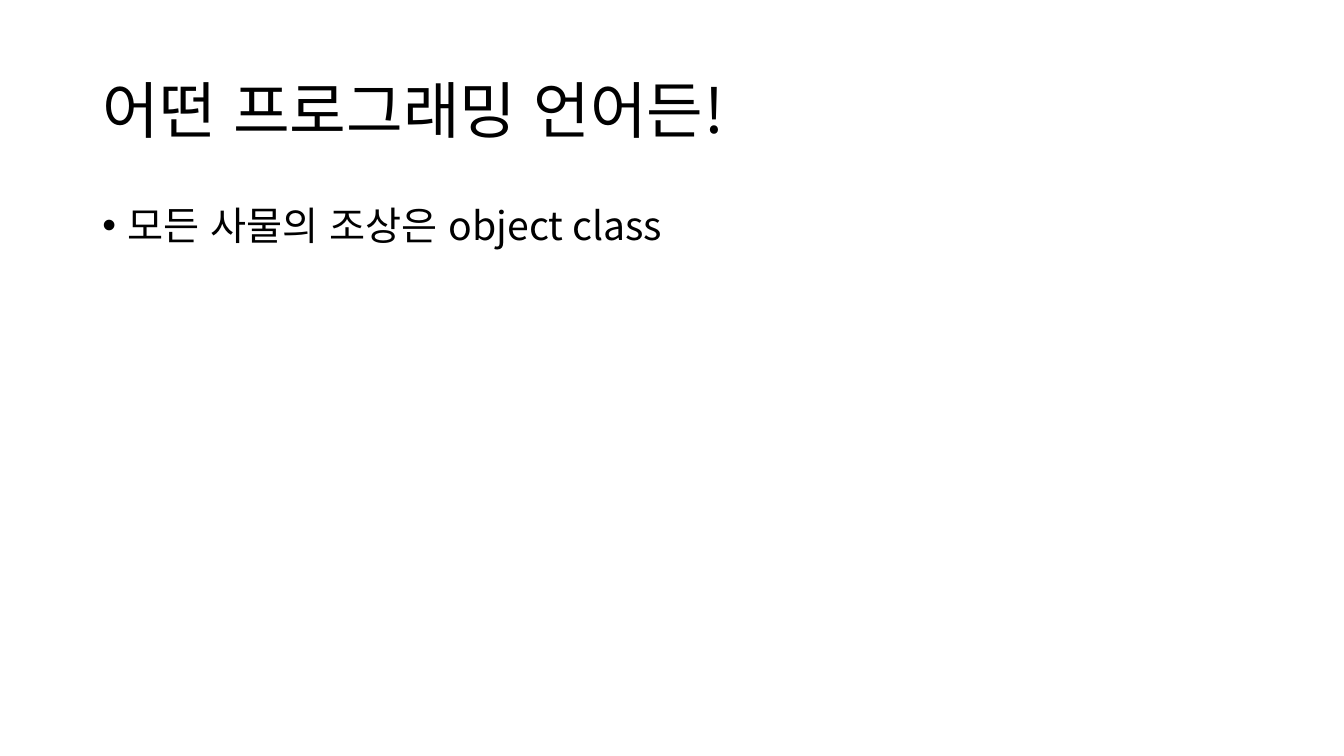
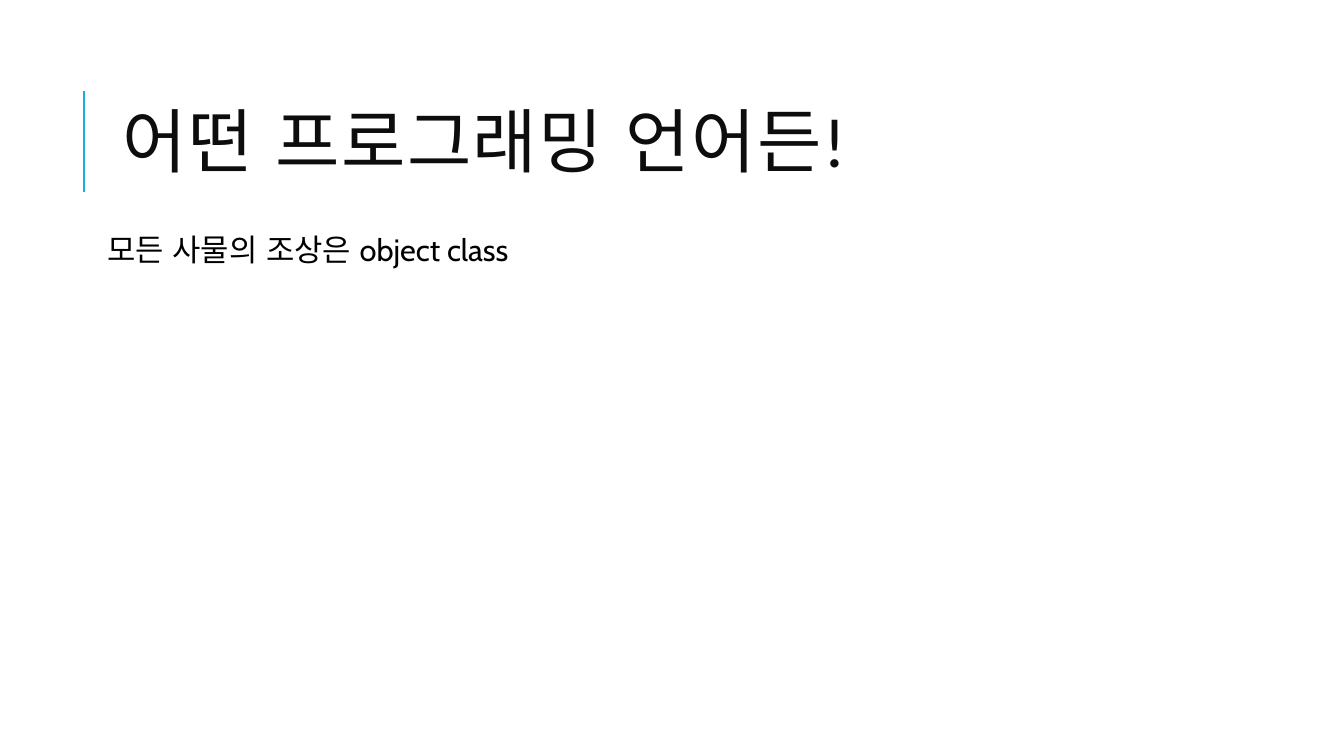
Before and after one commit to GyuCheol/happy_algorithm, a slide deck: slide 8 of ppt/OOP.pptx. Drawn at 1344x756 pixels with LibreOffice and Linux fonts; fonts in the diff are those of the drawing. Boxes give left, top, right and bottom in pixels: in the first picture for what was removed or moved away, otherwise in the second. Text is boxed around its words. In the diff, an @@ line names an element or a change of style, - is before the commit and + after.

```diff
--- a/ppt/OOP.pptx
+++ b/ppt/OOP.pptx
@@ title "어떤 프로그래밍 언어든!" moved from (x1=102, y1=82, x2=724, y2=138) to (x1=123, y1=109, x2=846, y2=173) @@
@@ title "어떤 프로그래밍 언어든!" at (x1=123, y1=109, x2=846, y2=173): size 44 to 50 pt, font Noto Sans CJK KR to Calibri, text colour #000000 to #0D0D0D, letter spacing 0 to 1 pt; line spacing 0.9 to 0.8 @@
@@ line added from (84, 192) to (84, 91), #1CADE4 1.5 pt @@
@@ text "모든 사물의 조상은 object class" moved from (x1=128, y1=207, x2=662, y2=250) to (x1=108, y1=235, x2=508, y2=268) @@
@@ text "모든 사물의 조상은 object class" at (x1=108, y1=235, x2=508, y2=268): size 28 to 22 pt, font Noto Sans CJK KR to Cabin; bullet • to  ; more space between paragraphs @@
```
Also in this commit, not shown: 7 other slides changed, 3 slides added, 1 other file.
